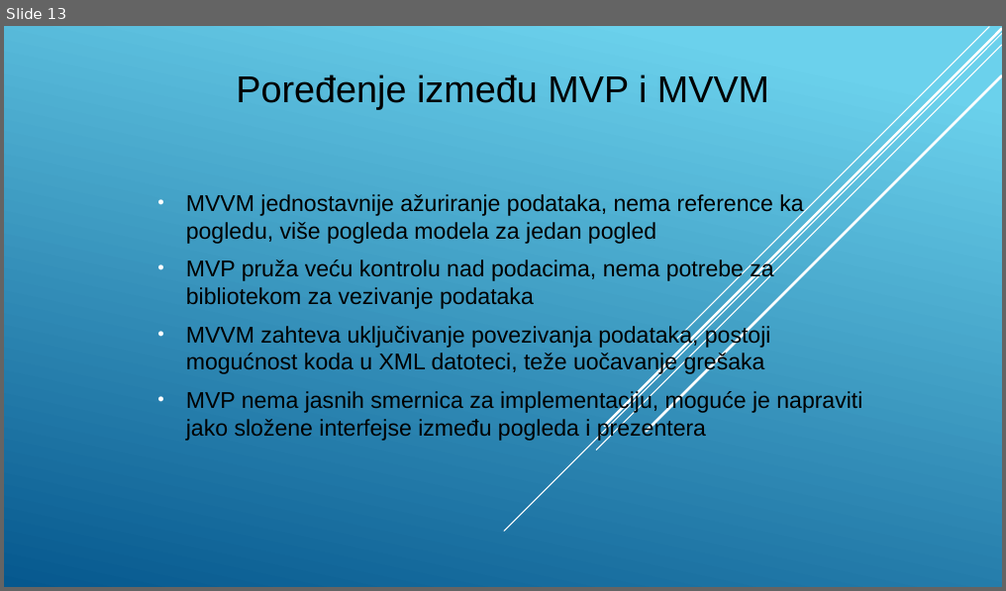
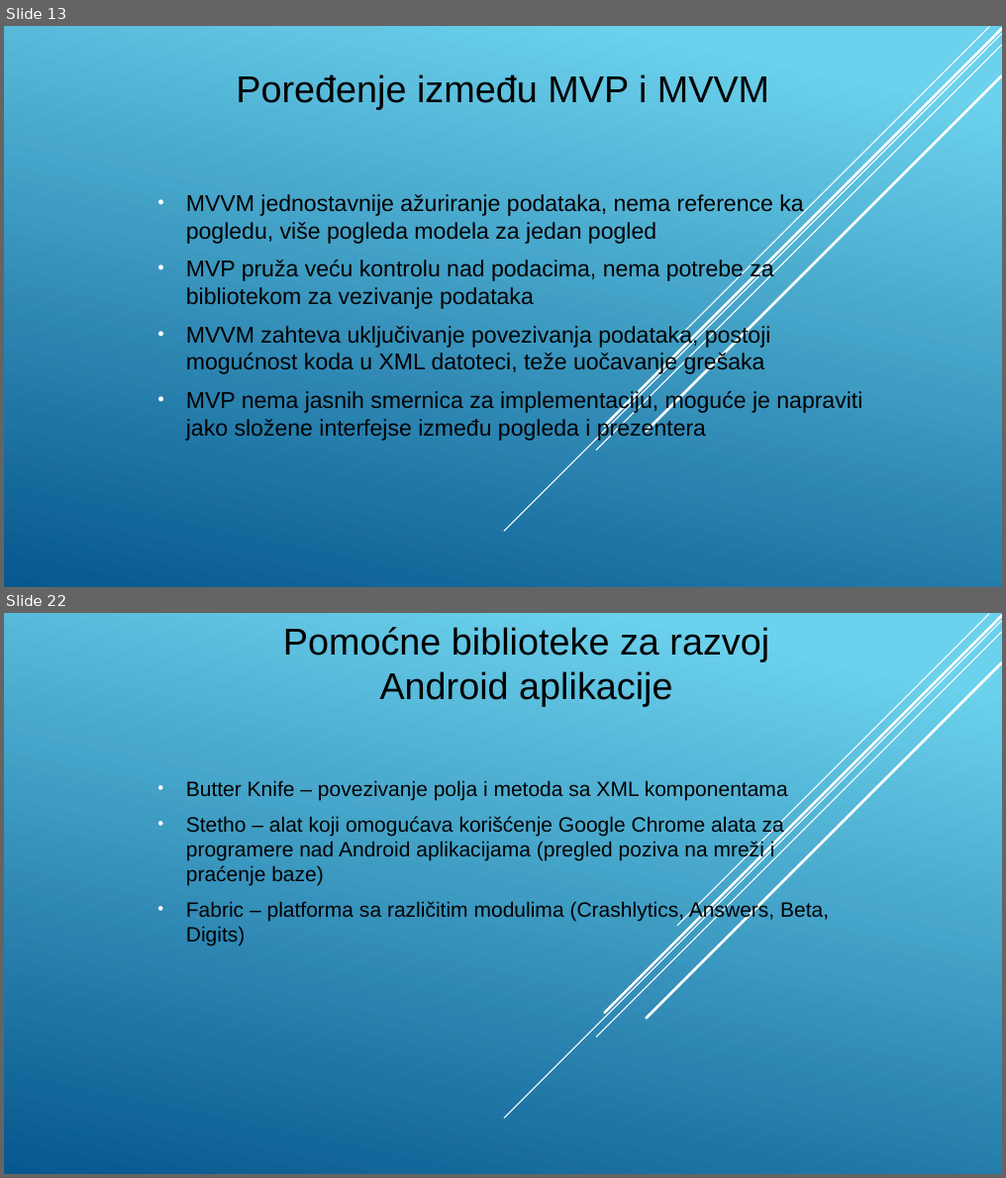
Before and after one commit to stefan11091991/masterRadAndroid, a slide deck: prezentacija.pptx. Shown one above the other, each under a label of ours: slide 13 before the commit, slides 13 and 22 after it; the slides between them are not shown. The pictures are 1006x591 and 1006x1178 pixels, drawn with LibreOffice and Linux fonts; fonts in the diff are those of the drawing. Boxes give left, top, right and bottom in pixels: in the first picture for what was removed or moved away, otherwise in the second. Text is boxed around its words. In the diff, an @@ line names an element or a change of style, - is before the commit and + after.

```diff
--- a/prezentacija.pptx
+++ b/prezentacija.pptx
@@ slide 22 added at bbox=[4, 613, 1002, 1174], background gradient #6ED2EB to #06588E; not listed: 5 template elements that a slide beside it also shows @@
@@ title added at bbox=[283, 627, 769, 706], 36 pt, text #000000 @@
+Pomoćne biblioteke za razvoj Android aplikacije
@@ subtitle added at bbox=[186, 780, 829, 946], 20 pt, text #000000 @@
+• Butter Knife – povezivanje polja i metoda sa XML komponentama
+• Stetho – alat koji omogućava korišćenje Google Chrome alata za programere nad Android aplikacijama (pregled poziva na mreži i praćenje baze)
+• Fabric – platforma sa različitim modulima (Crashlytics, Answers, Beta, Digits)
```
Also in this commit, not shown: 11 other slides added, 3 other files.
